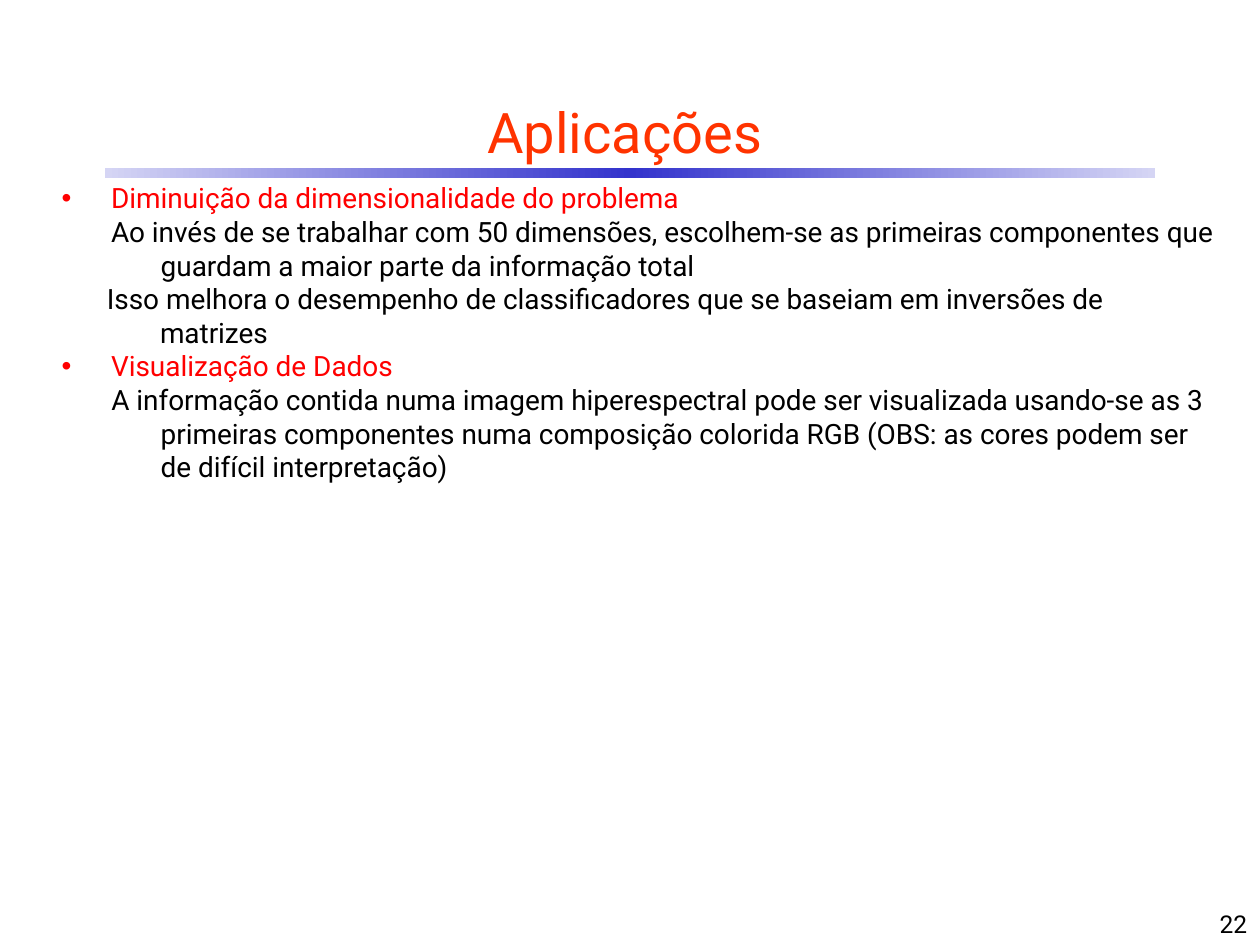
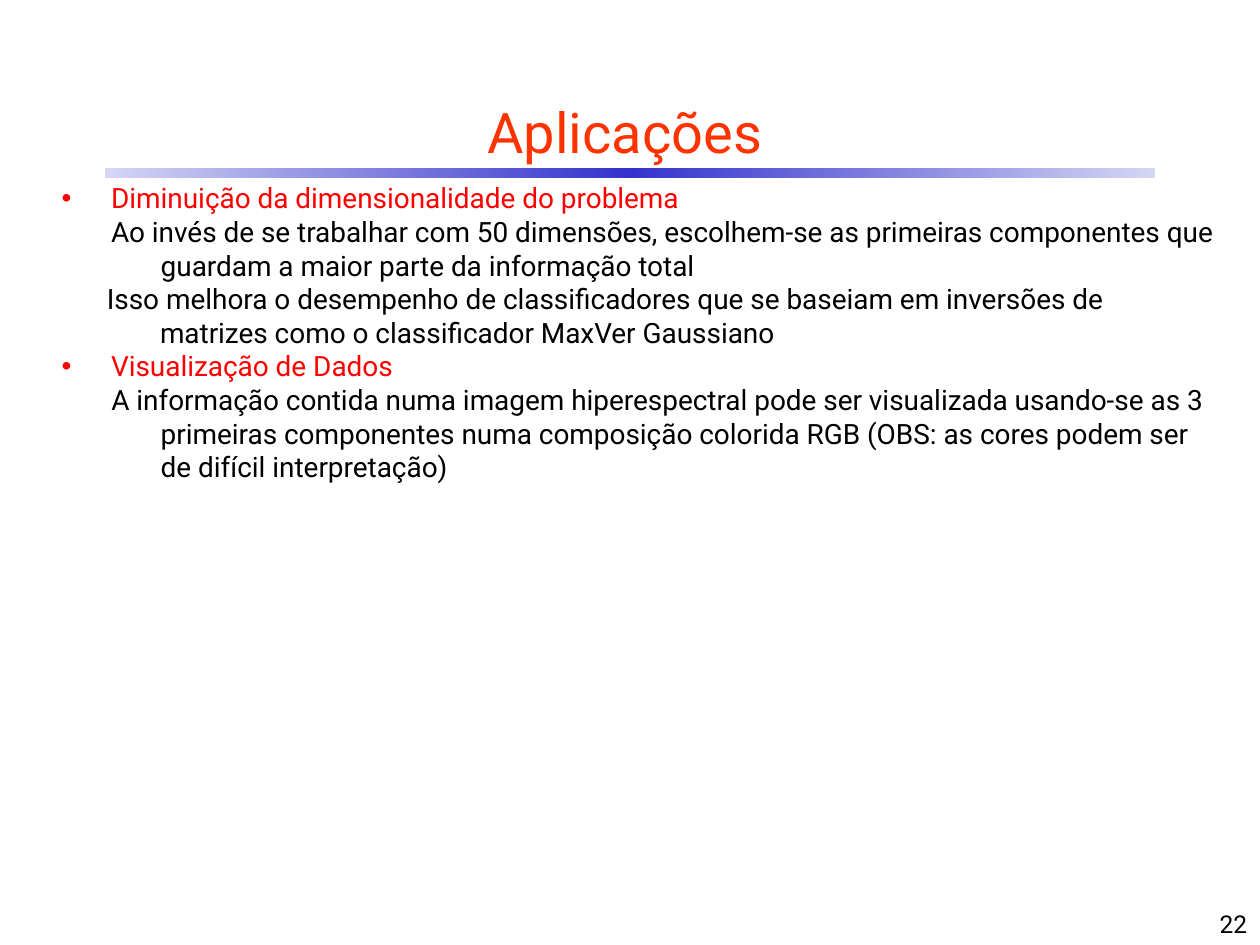
Before and after one commit to CDRenno/Estatistica, a slide deck: slide 22 of ppt/11CompPrinc.pptx. Drawn at 1260x945 pixels with LibreOffice and Linux fonts; fonts in the diff are those of the drawing. Boxes give left, top, right and bottom in pixels: in the first picture for what was removed or moved away, otherwise in the second. Text is boxed around its words. In the diff, an @@ line names an element or a change of style, - is before the commit and + after.

```diff
--- a/ppt/11CompPrinc.pptx
+++ b/ppt/11CompPrinc.pptx
@@ text at box(107, 287, 1103, 344): text changed @@
-Isso melhora o desempenho de classificadores que se baseiam em inversões de matrizes
+Isso melhora o desempenho de classificadores que se baseiam em inversões de matrizes como o classificador MaxVer Gaussiano
```
Also in this commit, not shown: 6 other slides changed, 1 other file.
